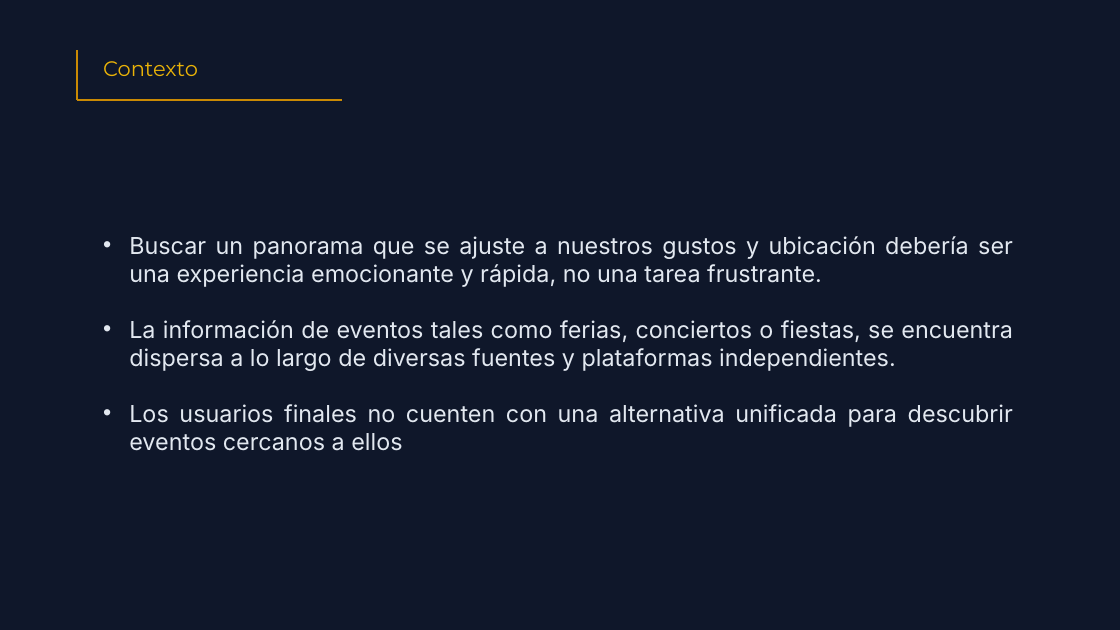
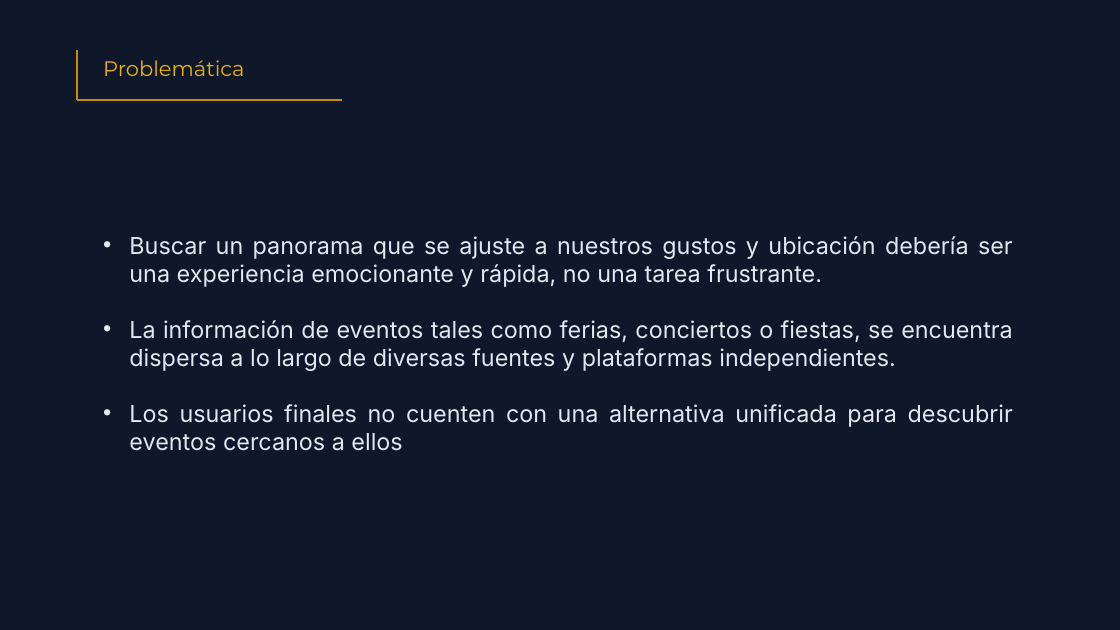
Before and after one commit to Volcos/AntonioVaras, a slide deck: slide 4 of Aldo Alberto Martinez Ordenes/PTY4614_Capstone_004D/Equipo/Fase 1/Evidencias Grupales/Presentación EventApp.pptx (slide 3 before the commit). Drawn at 1120x630 pixels with LibreOffice and Linux fonts; fonts in the diff are those of the drawing. Boxes give left, top, right and bottom in pixels: in the first picture for what was removed or moved away, otherwise in the second. Text is boxed around its words. In the diff, an @@ line names an element or a change of style, - is before the commit and + after.

```diff
--- a/Aldo Alberto Martinez Ordenes/PTY4614_Capstone_004D/Equipo/Fase 1/Evidencias Grupales/Presentación EventApp.pptx
+++ b/Aldo Alberto Martinez Ordenes/PTY4614_Capstone_004D/Equipo/Fase 1/Evidencias Grupales/Presentación EventApp.pptx
@@ text at <box>103,60,244,76</box>: text changed @@
-Contexto
+Problemática
```
Also in this commit, not shown: 6 other slides changed, 2 slides added.
